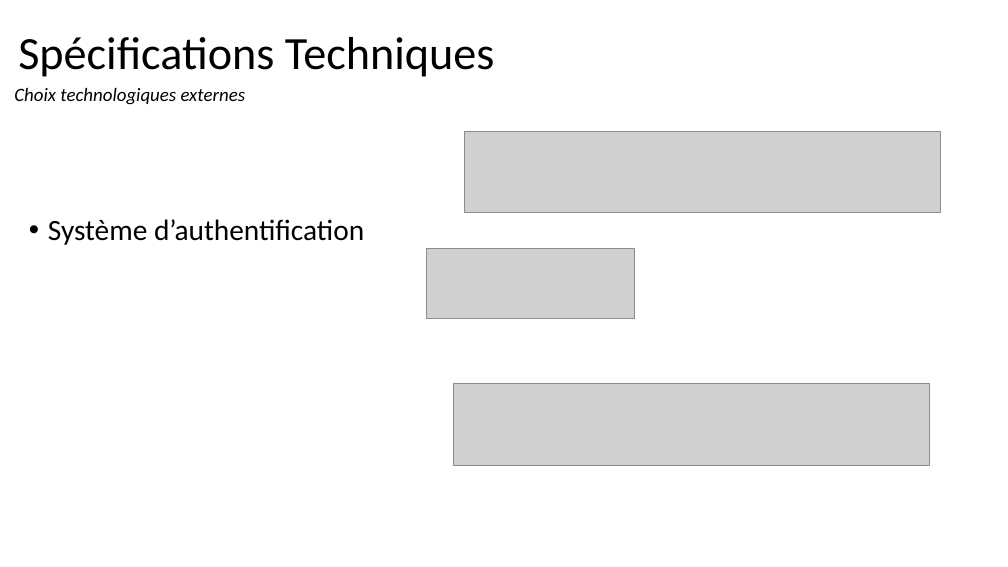
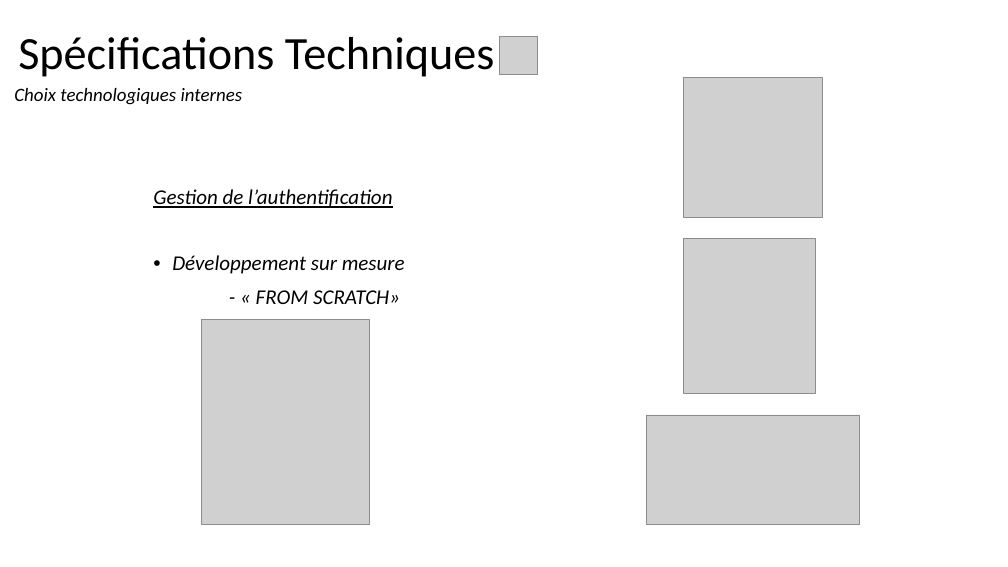
Before and after one commit to StephenAOGOLO/P4_Analysez_les_besoins, a slide deck: slide 12 of Projet_4_Solution_fonctionnelle_et_technique.pptx (slide 17 before the commit). Drawn at 1008x567 pixels with LibreOffice and Linux fonts; fonts in the diff are those of the drawing; grey boxes stand for pictures. Boxes give left, top, right and bottom in pixels: in the first picture for what was removed or moved away, otherwise in the second. Text is boxed around its words. In the diff, an @@ line names an element or a change of style, - is before the commit and + after.

```diff
--- a/Projet_4_Solution_fonctionnelle_et_technique.pptx
+++ b/Projet_4_Solution_fonctionnelle_et_technique.pptx
@@ picture added at [499,36,538,75] @@
@@ text at [14,88,243,105]: text changed @@
-Choix technologiques externes
+Choix technologiques internes
@@ picture added at [684,78,823,218] @@
@@ picture removed at [464,131,941,212] @@
@@ text at [153,189,405,304]: text changed; size 28 to 20 pt; italic on @@
-• Système d’authentification
+Gestion de l’authentification
+• Développement sur mesure
+- « FROM SCRATCH»
@@ picture added at [684,239,815,393] @@
@@ picture removed at [427,249,634,319] @@
@@ picture added at [202,319,370,525] @@
@@ picture removed at [453,384,929,466] @@
@@ picture added at [647,415,860,525] @@
```
Also in this commit, not shown: 8 other slides changed, 7 slides added, 8 slides removed, 2 other files.
